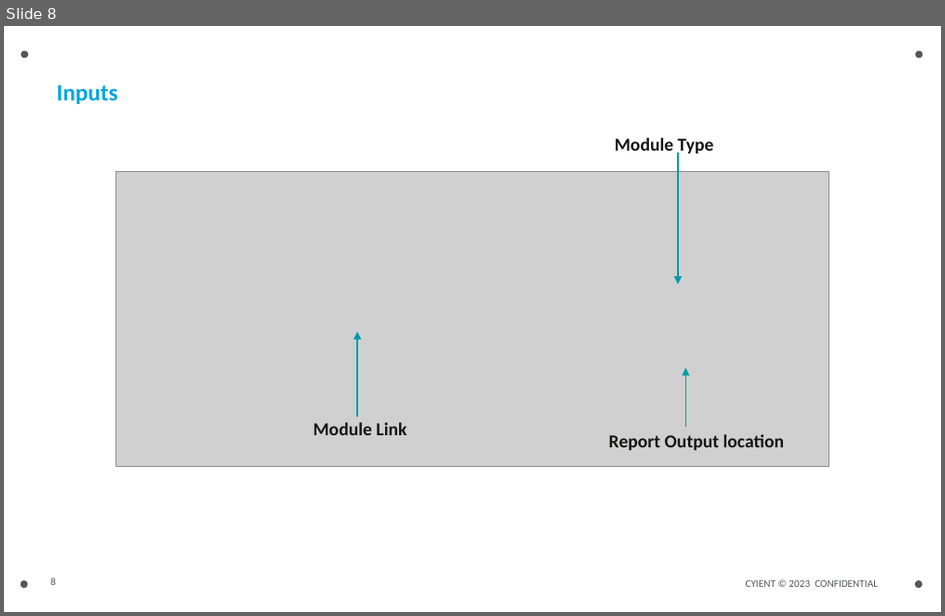
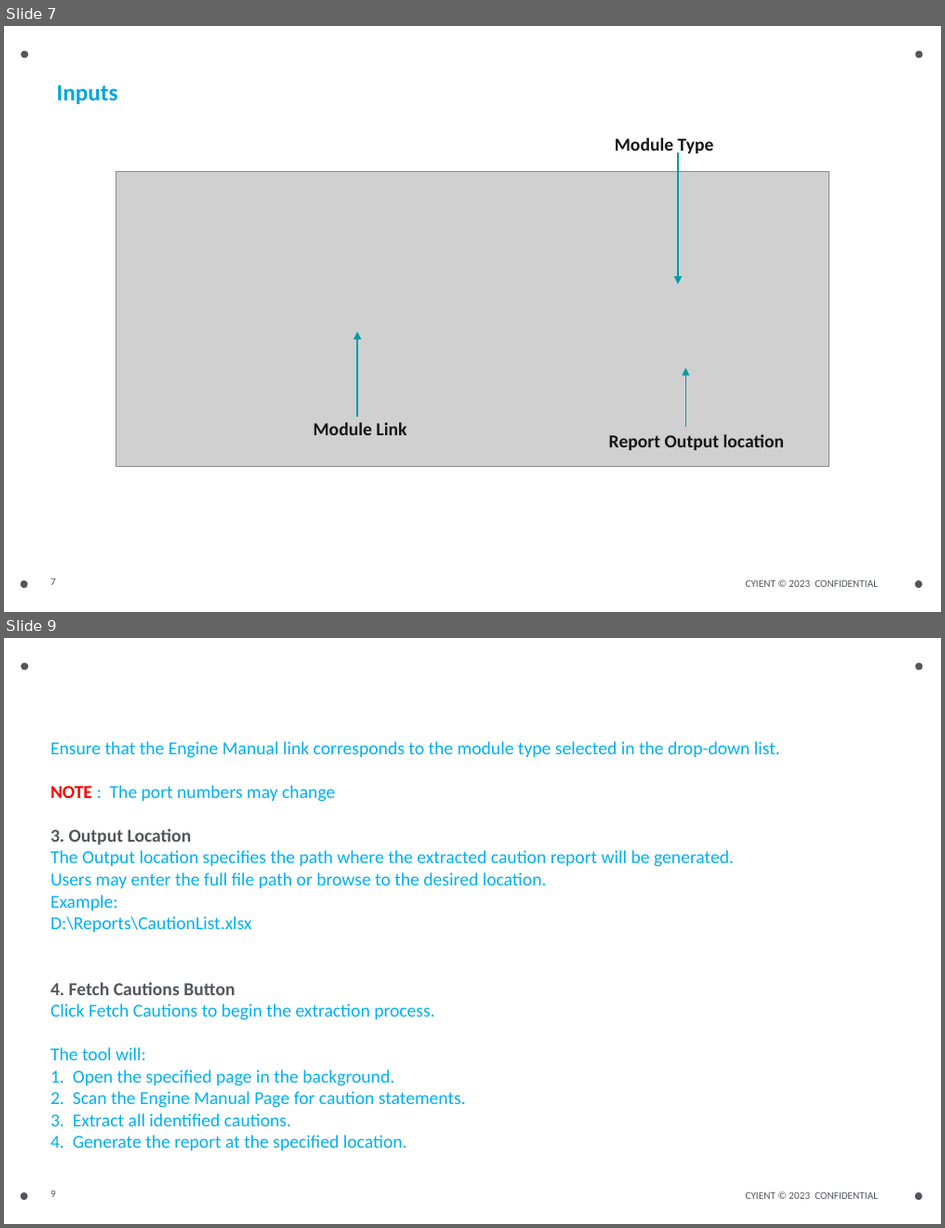
Before and after one commit to JeromeeKaram/FetchCaution, a slide deck: ExtractCautionsForEM/bin/Debug/bin/ExtractCautionsFromEngineManualTool.pptx. Shown one above the other, each under a label of ours: slide 8 before the commit, slides 7 and 9 after it; the slides between them are not shown. The pictures are 945x616 and 945x1228 pixels, drawn with LibreOffice and Linux fonts; fonts in the diff are those of the drawing; grey boxes stand for pictures. Boxes give left, top, right and bottom in pixels: in the first picture for what was removed or moved away, otherwise in the second. Text is boxed around its words. In the diff, an @@ line names an element or a change of style, - is before the commit and + after.

```diff
--- a/ExtractCautionsForEM/bin/Debug/bin/ExtractCautionsFromEngineManualTool.pptx
+++ b/ExtractCautionsForEM/bin/Debug/bin/ExtractCautionsFromEngineManualTool.pptx
@@ slide 9 added at (4, 638, 941, 1224), background #FFFFFF; not listed: 5 template elements that a slide beside it also shows @@
@@ text added at (50, 741, 781, 1150), 14 pt, text #00B0F0 @@
+Ensure that the Engine Manual link corresponds to the module type selected in the drop-down list.
+NOTE : The port numbers may change
+3. Output Location
+The Output location specifies the path where the extracted caution report will be generated.
+Users may enter the full file path or browse to the desired location.
+Example:
+D:\Reports\CautionList.xlsx
+4. Fetch Cautions Button
+Click Fetch Cautions to begin the extraction process.
+The tool will:
+1. Open the specified page in the background.
+2. Scan the Engine Manual Page for caution statements.
+3. Extract all identified cautions.
+4. Generate the report at the specified location.
@@ page number added at (50, 1190, 56, 1197), 8 pt, text #53565A @@
+9
@@ what was slide 8 is now slide 7 @@
@@ page number at (50, 578, 56, 585): text changed @@
-8
+7
```
Also in this commit, not shown: 1 slide changed, 1 other slide added, 2 slides removed, 5 other files.
